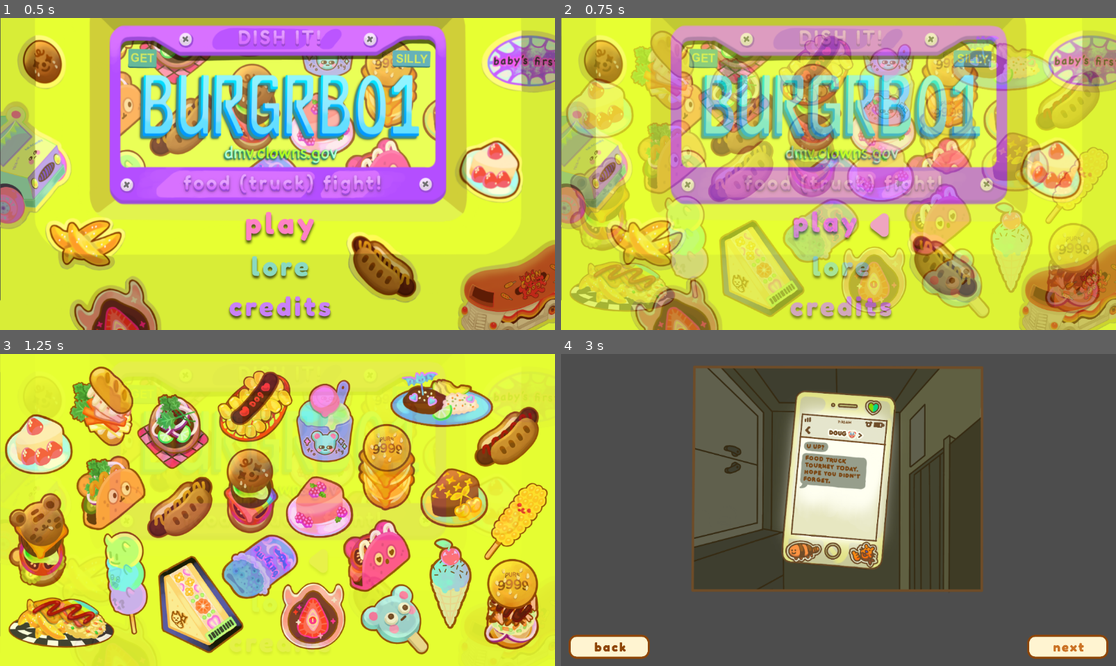
Above: before the commit, frames 1-4 (two rows, left to right).
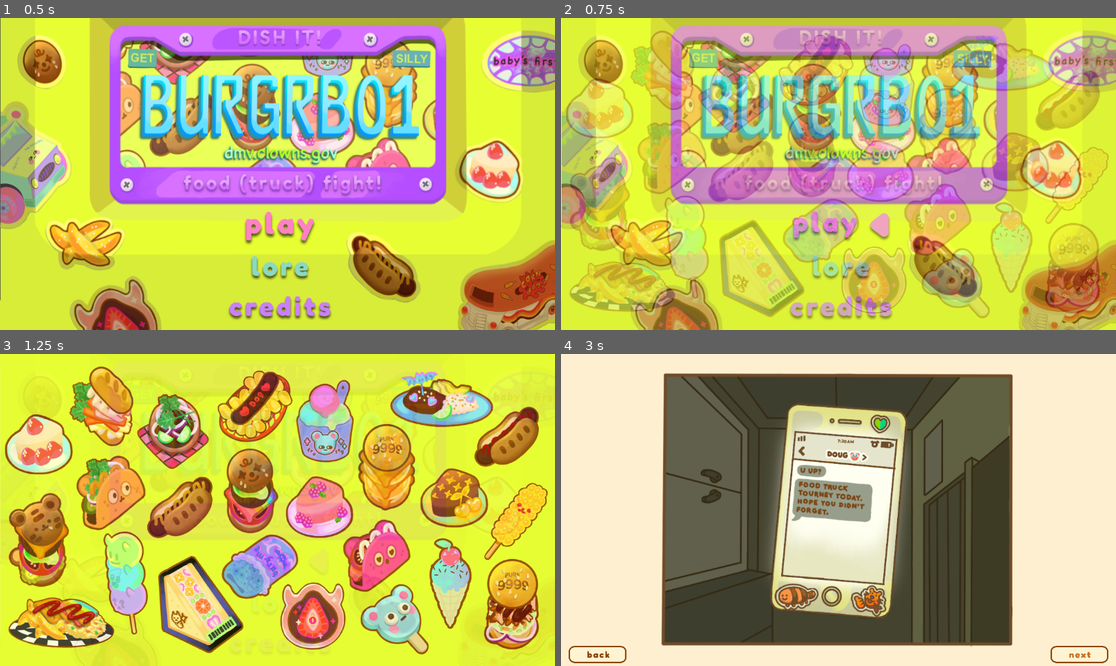
Above: after the commit, the same moments.

Repository: Gus700/FoodTruckBattles
Game: Godot game, scene res://scenes/SceneSwitcher.tscn
Same seed, same stepped clock (60 frames per second), same inputs: the game is played once before the commit and once after it.
Inputs (mouse positions are in pixels of both pictures, inside the frame that each line leads up to; where the layout moved, square brackets give the same spot in the first picture):
- Up to frame 1 (0.5 s): no input
- Up to frame 2 (0.75 s): click (838, 223) at 0.5 s
- Up to frame 3 (1.25 s): no input
- Up to frame 4 (3 s): click (838, 559) at 1.25 s; click (1077, 653) [1066, 647] at 2 s; click (1077, 653) [1066, 647] at 2.75 s

Frame 1 is identical in both runs. In frame 2, 0.1% of the frame differs, in the area x 0-1%, y 0-91%; in frame 3, 0.1%; in frame 4, 79%, in the area x 0-100%, y 0-100%.

Commit message:
lore intro visuals changed

Diff:
--- a/scenes/LoreIntro.tscn
+++ b/scenes/LoreIntro.tscn
@@ -1,10 +1,10 @@
 [gd_scene load_steps=20 format=3 uid="uid://xgnaoqvxarvc"]
 
 [ext_resource type="Texture2D" uid="uid://ce46mydlen3ui" path="res://assets/loreScenes/intro/intro_bg.png" id="1_nbd7m"]
-[ext_resource type="Texture2D" uid="uid://b5gcuffddrpxd" path="res://assets/UI/tut_bubble.png" id="1_otggd"]
 [ext_resource type="Script" path="res://scripts/loreIntro.gd" id="1_vosbv"]
 [ext_resource type="Texture2D" uid="uid://y41fy5hkhdt2" path="res://assets/loreScenes/intro/01.png" id="2_4oqcv"]
 [ext_resource type="FontFile" uid="uid://c1vtnd0t0k2t4" path="res://assets/fonts/Fredoka-Medium.ttf" id="4_xbvlo"]
+[ext_resource type="Texture2D" uid="uid://dcmqycrnh0423" path="res://assets/UI/timer_bar.png" id="4_xy2id"]
 [ext_resource type="Texture2D" uid="uid://c2pr52xlrt48k" path="res://assets/loreScenes/intro/02.png" id="5_t5wxx"]
 [ext_resource type="Texture2D" uid="uid://dheeyukk48ven" path="res://assets/loreScenes/intro/03.png" id="6_yd2h8"]
 [ext_resource type="Texture2D" uid="uid://b1nsp5m7ism1e" path="res://assets/loreScenes/intro/04.png" id="7_7bnd8"]
@@ -30,7 +30,6 @@
 script = ExtResource("1_vosbv")
 
 [node name="GeneralBG" type="TextureRect" parent="."]
-visible = false
 layout_mode = 1
 anchors_preset = 15
 anchor_right = 1.0
@@ -58,26 +57,26 @@
 
 [node name="ImgBG" type="TextureRect" parent="Scns/Scn"]
 layout_mode = 1
-anchors_preset = -1
-anchor_right = 1.0
-anchor_bottom = 0.802469
+anchors_preset = 15
+anchor_right = 1.0
+anchor_bottom = 1.0
 grow_horizontal = 2
 grow_vertical = 2
 texture = ExtResource("2_4oqcv")
 expand_mode = 1
 stretch_mode = 5
-metadata/_edit_use_anchors_ = true
 
 [node name="TextBox" type="TextureRect" parent="Scns/Scn"]
-layout_mode = 1
-anchors_preset = -1
-anchor_left = 0.277778
-anchor_top = 0.814815
-anchor_right = 0.722222
-anchor_bottom = 0.950617
-grow_horizontal = 2
-grow_vertical = 2
-texture = ExtResource("1_otggd")
+self_modulate = Color(1, 1, 1, 0.603922)
+layout_mode = 1
+anchors_preset = -1
+anchor_left = 0.201389
+anchor_top = 0.814815
+anchor_right = 0.791667
+anchor_bottom = 0.925926
+grow_horizontal = 2
+grow_vertical = 2
+texture = ExtResource("4_xy2id")
 expand_mode = 1
 metadata/_edit_use_anchors_ = true
 
@@ -95,9 +94,9 @@
 
 [node name="Label" type="Label" parent="Scns/Scn/TextBox/MarginContainer"]
 layout_mode = 2
-theme_override_colors/font_color = Color(0, 0, 0, 1)
-theme_override_fonts/font = ExtResource("4_xbvlo")
-theme_override_font_sizes/font_size = 26
+theme_override_colors/font_color = Color(0.556863, 0.270588, 0.0196078, 1)
+theme_override_fonts/font = ExtResource("4_xbvlo")
+theme_override_font_sizes/font_size = 25
 text = "Brrrrrr…Brrrrrr.
 Your phone gently buzzes you awake, but the moment is interrupted by a text from doug….your (literal) clown boss & owner of the very food truck you were sleeping in."
 horizontal_alignment = 1
@@ -115,27 +114,27 @@
 
 [node name="ImgBG" type="TextureRect" parent="Scns/Scn2"]
 layout_mode = 1
-anchors_preset = -1
-anchor_right = 1.0
-anchor_bottom = 0.802469
+anchors_preset = 15
+anchor_right = 1.0
+anchor_bottom = 1.0
 grow_horizontal = 2
 grow_vertical = 2
 texture = ExtResource("5_t5wxx")
 expand_mode = 1
 stretch_mode = 5
-metadata/_edit_use_anchors_ = true
 
 [node name="TextBox" type="TextureRect" parent="Scns/Scn2"]
 visible = false
-layout_mode = 1
-anchors_preset = -1
-anchor_left = 0.277778
-anchor_top = 0.814815
-anchor_right = 0.722222
-anchor_bottom = 0.950617
-grow_horizontal = 2
-grow_vertical = 2
-texture = ExtResource("1_otggd")
+self_modulate = Color(1, 1, 1, 0.603922)
+layout_mode = 1
+anchors_preset = -1
+anchor_left = 0.201389
+anchor_top = 0.814815
+anchor_right = 0.791667
+anchor_bottom = 0.925926
+grow_horizontal = 2
+grow_vertical = 2
+texture = ExtResource("4_xy2id")
 expand_mode = 1
 metadata/_edit_use_anchors_ = true
 
@@ -153,9 +152,9 @@
 
 [node name="Label" type="Label" parent="Scns/Scn2/TextBox/MarginContainer"]
 layout_mode = 2
-theme_override_colors/font_color = Color(0, 0, 0, 1)
-theme_override_fonts/font = ExtResource("4_xbvlo")
-theme_override_font_sizes/font_size = 26
+theme_override_colors/font_color = Color(0.556863, 0.270588, 0.0196078, 1)
+theme_override_fonts/font = ExtResource("4_xbvlo")
+theme_override_font_sizes/font_size = 25
 text = "Brrrrrr…Brrrrrr.
 Your phone gently buzzes you awake, but the moment is interrupted by a text from doug….your (literal) clown boss & owner of the very food truck you were sleeping in."
 horizontal_alignment = 1
@@ -173,27 +172,27 @@
 
 [node name="ImgBG" type="TextureRect" parent="Scns/Scn3"]
 layout_mode = 1
-anchors_preset = -1
-anchor_right = 1.0
-anchor_bottom = 0.802469
+anchors_preset = 15
+anchor_right = 1.0
+anchor_bottom = 1.0
 grow_horizontal = 2
 grow_vertical = 2
 texture = ExtResource("6_yd2h8")
 expand_mode = 1
 stretch_mode = 5
-metadata/_edit_use_anchors_ = true
 
 [node name="TextBox" type="TextureRect" parent="Scns/Scn3"]
 visible = false
-layout_mode = 1
-anchors_preset = -1
-anchor_left = 0.277778
-anchor_top = 0.814815
-anchor_right = 0.722222
-anchor_bottom = 0.950617
-grow_horizontal = 2
-grow_vertical = 2
-texture = ExtResource("1_otggd")
+self_modulate = Color(1, 1, 1, 0.603922)
+layout_mode = 1
+anchors_preset = -1
+anchor_left = 0.201389
+anchor_top = 0.814815
+anchor_right = 0.791667
+anchor_bottom = 0.925926
+grow_horizontal = 2
+grow_vertical = 2
+texture = ExtResource("4_xy2id")
 expand_mode = 1
 metadata/_edit_use_anchors_ = true
 
@@ -211,9 +210,9 @@
 
 [node name="Label" type="Label" parent="Scns/Scn3/TextBox/MarginContainer"]
 layout_mode = 2
-theme_override_colors/font_color = Color(0, 0, 0, 1)
-theme_override_fonts/font = ExtResource("4_xbvlo")
-theme_override_font_sizes/font_size = 26
+theme_override_colors/font_color = Color(0.556863, 0.270588, 0.0196078, 1)
+theme_override_fonts/font = ExtResource("4_xbvlo")
+theme_override_font_sizes/font_size = 25
 text = "Brrrrrr…Brrrrrr.
 Your phone gently buzzes you awake, but the moment is interrupted by a text from doug….your (literal) clown boss & owner of the very food truck you were sleeping in."
 horizontal_alignment = 1
@@ -231,27 +230,27 @@
 
 [node name="ImgBG" type="TextureRect" parent="Scns/Scn4"]
 layout_mode = 1
-anchors_preset = -1
-anchor_right = 1.0
-anchor_bottom = 0.802469
+anchors_preset = 15
+anchor_right = 1.0
+anchor_bottom = 1.0
 grow_horizontal = 2
 grow_vertical = 2
 texture = ExtResource("7_7bnd8")
 expand_mode = 1
 stretch_mode = 5
-metadata/_edit_use_anchors_ = true
 
 [node name="TextBox" type="TextureRect" parent="Scns/Scn4"]
 visible = false
-layout_mode = 1
-anchors_preset = -1
-anchor_left = 0.277778
-anchor_top = 0.814815
-anchor_right = 0.722222
-anchor_bottom = 0.950617
-grow_horizontal = 2
-grow_vertical = 2
-texture = ExtResource("1_otggd")
+self_modulate = Color(1, 1, 1, 0.603922)
+layout_mode = 1
+anchors_preset = -1
+anchor_left = 0.201389
+anchor_top = 0.814815
+anchor_right = 0.791667
+anchor_bottom = 0.925926
+grow_horizontal = 2
+grow_vertical = 2
+texture = ExtResource("4_xy2id")
 expand_mode = 1
 metadata/_edit_use_anchors_ = true
 
@@ -269,9 +268,9 @@
 
 [node name="Label" type="Label" parent="Scns/Scn4/TextBox/MarginContainer"]
 layout_mode = 2
-theme_override_colors/font_color = Color(0, 0, 0, 1)
-theme_override_fonts/font = ExtResource("4_xbvlo")
-theme_override_font_sizes/font_size = 26
+theme_override_colors/font_color = Color(0.556863, 0.270588, 0.0196078, 1)
+theme_override_fonts/font = ExtResource("4_xbvlo")
+theme_override_font_sizes/font_size = 25
 text = "Brrrrrr…Brrrrrr.
 Your phone gently buzzes you awake, but the moment is interrupted by a text from doug….your (literal) clown boss & owner of the very food truck you were sleeping in."
 horizontal_alignment = 1
@@ -289,27 +288,27 @@
 
 [node name="ImgBG" type="TextureRect" parent="Scns/Scn5"]
 layout_mode = 1
-anchors_preset = -1
-anchor_right = 1.0
-anchor_bottom = 0.802469
+anchors_preset = 15
+anchor_right = 1.0
+anchor_bottom = 1.0
 grow_horizontal = 2
 grow_vertical = 2
 texture = ExtResource("8_odela")
 expand_mode = 1
 stretch_mode = 5
-metadata/_edit_use_anchors_ = true
 
 [node name="TextBox" type="TextureRect" parent="Scns/Scn5"]
 visible = false
-layout_mode = 1
-anchors_preset = -1
-anchor_left = 0.277778
-anchor_top = 0.814815
-anchor_right = 0.722222
-anchor_bottom = 0.950617
-grow_horizontal = 2
-grow_vertical = 2
-texture = ExtResource("1_otggd")
+self_modulate = Color(1, 1, 1, 0.603922)
+layout_mode = 1
+anchors_preset = -1
+anchor_left = 0.201389
+anchor_top = 0.814815
+anchor_right = 0.791667
+anchor_bottom = 0.925926
+grow_horizontal = 2
+grow_vertical = 2
+texture = ExtResource("4_xy2id")
 expand_mode = 1
 metadata/_edit_use_anchors_ = true
 
@@ -327,9 +326,9 @@
 
 [node name="Label" type="Label" parent="Scns/Scn5/TextBox/MarginContainer"]
 layout_mode = 2
-theme_override_colors/font_color = Color(0, 0, 0, 1)
-theme_override_fonts/font = ExtResource("4_xbvlo")
-theme_override_font_sizes/font_size = 26
+theme_override_colors/font_color = Color(0.556863, 0.270588, 0.0196078, 1)
+theme_override_fonts/font = ExtResource("4_xbvlo")
+theme_override_font_sizes/font_size = 25
 text = "Brrrrrr…Brrrrrr.
 Your phone gently buzzes you awake, but the moment is interrupted by a text from doug….your (literal) clown boss & owner of the very food truck you were sleeping in."
 horizontal_alignment = 1
@@ -347,27 +346,27 @@
 
 [node name="ImgBG" type="TextureRect" parent="Scns/Scn6"]
 layout_mode = 1
-anchors_preset = -1
-anchor_right = 1.0
-anchor_bottom = 0.802469
+anchors_preset = 15
+anchor_right = 1.0
+anchor_bottom = 1.0
 grow_horizontal = 2
 grow_vertical = 2
 texture = ExtResource("9_0pjru")
 expand_mode = 1
 stretch_mode = 5
-metadata/_edit_use_anchors_ = true
 
 [node name="TextBox" type="TextureRect" parent="Scns/Scn6"]
 visible = false
-layout_mode = 1
-anchors_preset = -1
-anchor_left = 0.277778
-anchor_top = 0.814815
-anchor_right = 0.722222
-anchor_bottom = 0.950617
-grow_horizontal = 2
-grow_vertical = 2
-texture = ExtResource("1_otggd")
+self_modulate = Color(1, 1, 1, 0.603922)
+layout_mode = 1
+anchors_preset = -1
+anchor_left = 0.201389
+anchor_top = 0.814815
+anchor_right = 0.791667
+anchor_bottom = 0.925926
+grow_horizontal = 2
+grow_vertical = 2
+texture = ExtResource("4_xy2id")
 expand_mode = 1
 metadata/_edit_use_anchors_ = true
 
@@ -385,9 +384,9 @@
 
 [node name="Label" type="Label" parent="Scns/Scn6/TextBox/MarginContainer"]
 layout_mode = 2
-theme_override_colors/font_color = Color(0, 0, 0, 1)
-theme_override_fonts/font = ExtResource("4_xbvlo")
-theme_override_font_sizes/font_size = 26
+theme_override_colors/font_color = Color(0.556863, 0.270588, 0.0196078, 1)
+theme_override_fonts/font = ExtResource("4_xbvlo")
+theme_override_font_sizes/font_size = 25
 text = "Brrrrrr…Brrrrrr.
 Your phone gently buzzes you awake, but the moment is interrupted by a text from doug….your (literal) clown boss & owner of the very food truck you were sleeping in."
 horizontal_alignment = 1
@@ -405,26 +404,26 @@
 
 [node name="ImgBG" type="TextureRect" parent="Scns/Scn7"]
 layout_mode = 1
-anchors_preset = -1
-anchor_right = 1.0
-anchor_bottom = 0.802469
+anchors_preset = 15
+anchor_right = 1.0
+anchor_bottom = 1.0
 grow_horizontal = 2
 grow_vertical = 2
 texture = ExtResource("10_7mha0")
 expand_mode = 1
 stretch_mode = 5
-metadata/_edit_use_anchors_ = true
 
 [node name="TextBox" type="TextureRect" parent="Scns/Scn7"]
-layout_mode = 1
-anchors_preset = -1
-anchor_left = 0.277778
-anchor_top = 0.814815
-anchor_right = 0.722222
-anchor_bottom = 0.950617
-grow_horizontal = 2
-grow_vertical = 2
-texture = ExtResource("1_otggd")
+self_modulate = Color(1, 1, 1, 0.603922)
+layout_mode = 1
+anchors_preset = -1
+anchor_left = 0.201389
+anchor_top = 0.814815
+anchor_right = 0.791667
+anchor_bottom = 0.925926
+grow_horizontal = 2
+grow_vertical = 2
+texture = ExtResource("4_xy2id")
 expand_mode = 1
 metadata/_edit_use_anchors_ = true
 
@@ -442,10 +441,10 @@
 
 [node name="Label" type="Label" parent="Scns/Scn7/TextBox/MarginContainer"]
 layout_mode = 2
-theme_override_colors/font_color = Color(0, 0, 0, 1)
-theme_override_fonts/font = ExtResource("4_xbvlo")
-theme_override_font_sizes/font_size = 26
-text = "Doug was pretty intimidating for a 2ft clown. regardless, he was kind enough to offer you a job on the spot after that… incident."
+theme_override_colors/font_color = Color(0.556863, 0.270588, 0.0196078, 1)
+theme_override_fonts/font = ExtResource("4_xbvlo")
+theme_override_font_sizes/font_size = 25
+text = "Doug was pretty intimidating for a 2ft clown. Regardless, he was kind enough to offer you a job on the spot after that… incident."
 horizontal_alignment = 1
 vertical_alignment = 1
 autowrap_mode = 2
@@ -461,26 +460,26 @@
 
 [node name="ImgBG" type="TextureRect" parent="Scns/Scn8"]
 layout_mode = 1
-anchors_preset = -1
-anchor_right = 1.0
-anchor_bottom = 0.802469
+anchors_preset = 15
+anchor_right = 1.0
+anchor_bottom = 1.0
 grow_horizontal = 2
 grow_vertical = 2
 texture = ExtResource("11_0anox")
 expand_mode = 1
 stretch_mode = 5
-metadata/_edit_use_anchors_ = true
 
 [node name="TextBox" type="TextureRect" parent="Scns/Scn8"]
-layout_mode = 1
-anchors_preset = -1
-anchor_left = 0.277778
-anchor_top = 0.814815
-anchor_right = 0.722222
-anchor_bottom = 0.950617
-grow_horizontal = 2
-grow_vertical = 2
-texture = ExtResource("1_otggd")
+self_modulate = Color(1, 1, 1, 0.603922)
+layout_mode = 1
+anchors_preset = -1
+anchor_left = 0.201389
+anchor_top = 0.814815
+anchor_right = 0.791667
+anchor_bottom = 0.925926
+grow_horizontal = 2
+grow_vertical = 2
+texture = ExtResource("4_xy2id")
 expand_mode = 1
 metadata/_edit_use_anchors_ = true
 
@@ -498,9 +497,9 @@
 
 [node name="Label" type="Label" parent="Scns/Scn8/TextBox/MarginContainer"]
 layout_mode = 2
-theme_override_colors/font_color = Color(0, 0, 0, 1)
-theme_override_fonts/font = ExtResource("4_xbvlo")
-theme_override_font_sizes/font_size = 26
+theme_override_colors/font_color = Color(0.556863, 0.270588, 0.0196078, 1)
+theme_override_fonts/font = ExtResource("4_xbvlo")
+theme_override_font_sizes/font_size = 25
 text = "It was a water gun, but he still got 2 days in county jail."
 horizontal_alignment = 1
 vertical_alignment = 1
@@ -517,26 +516,26 @@
 
 [node name="ImgBG" type="TextureRect" parent="Scns/Scn9"]
 layout_mode = 1
-anchors_preset = -1
-anchor_right = 1.0
-anchor_bottom = 0.802469
+anchors_preset = 15
+anchor_right = 1.0
+anchor_bottom = 1.0
 grow_horizontal = 2
 grow_vertical = 2
 texture = ExtResource("12_tgyjp")
 expand_mode = 1
 stretch_mode = 5
-metadata/_edit_use_anchors_ = true
 
 [node name="TextBox" type="TextureRect" parent="Scns/Scn9"]
-layout_mode = 1
-anchors_preset = -1
-anchor_left = 0.277778
-anchor_top = 0.814815
-anchor_right = 0.722222
-anchor_bottom = 0.950617
-grow_horizontal = 2
-grow_vertical = 2
-texture = ExtResource("1_otggd")
+self_modulate = Color(1, 1, 1, 0.603922)
+layout_mode = 1
+anchors_preset = -1
+anchor_left = 0.201389
+anchor_top = 0.814815
+anchor_right = 0.791667
+anchor_bottom = 0.925926
+grow_horizontal = 2
+grow_vertical = 2
+texture = ExtResource("4_xy2id")
 expand_mode = 1
 metadata/_edit_use_anchors_ = true
 
@@ -554,11 +553,10 @@
 
 [node name="Label" type="Label" parent="Scns/Scn9/TextBox/MarginContainer"]
 layout_mode = 2
-theme_override_colors/font_color = Color(0, 0, 0, 1)
-theme_override_fonts/font = ExtResource("4_xbvlo")
-theme_override_font_sizes/font_size = 26
-text = "You start the truck on a near empty tank.
-It doesn’t matter, because after today, you could buy so many tanks of gas (and doug’s respect), if you won."
+theme_override_colors/font_color = Color(0.556863, 0.270588, 0.0196078, 1)
+theme_override_fonts/font = ExtResource("4_xbvlo")
+theme_override_font_sizes/font_size = 25
+text = "You start the truck on a near empty tank. It doesn’t matter, because after today, you could buy so many tanks of gas (and doug’s respect), if you won."
 horizontal_alignment = 1
 vertical_alignment = 1
 autowrap_mode = 2
@@ -574,26 +572,26 @@
 
 [node name="ImgBG" type="TextureRect" parent="Scns/Scn10"]
 layout_mode = 1
-anchors_preset = -1
-anchor_right = 1.0
-anchor_bottom = 0.802469
+anchors_preset = 15
+anchor_right = 1.0
+anchor_bottom = 1.0
 grow_horizontal = 2
 grow_vertical = 2
 texture = ExtResource("13_sadiy")
 expand_mode = 1
 stretch_mode = 5
-metadata/_edit_use_anchors_ = true
 
 [node name="TextBox" type="TextureRect" parent="Scns/Scn10"]
-layout_mode = 1
-anchors_preset = -1
-anchor_left = 0.277778
-anchor_top = 0.814815
-anchor_right = 0.722222
-anchor_bottom = 0.950617
-grow_horizontal = 2
-grow_vertical = 2
-texture = ExtResource("1_otggd")
+self_modulate = Color(1, 1, 1, 0.603922)
+layout_mode = 1
+anchors_preset = -1
+anchor_left = 0.201389
+anchor_top = 0.814815
+anchor_right = 0.791667
+anchor_bottom = 0.925926
+grow_horizontal = 2
+grow_vertical = 2
+texture = ExtResource("4_xy2id")
 expand_mode = 1
 metadata/_edit_use_anchors_ = true
 
@@ -611,10 +609,10 @@
 
 [node name="Label" type="Label" parent="Scns/Scn10/TextBox/MarginContainer"]
 layout_mode = 2
-theme_override_colors/font_color = Color(0, 0, 0, 1)
-theme_override_fonts/font = ExtResource("4_xbvlo")
-theme_override_font_sizes/font_size = 26
-text = "Doug is waiting outside, in his power stance. before you know it, he climbs in and drags you to the back."
+theme_override_colors/font_color = Color(0.556863, 0.270588, 0.0196078, 1)
+theme_override_fonts/font = ExtResource("4_xbvlo")
+theme_override_font_sizes/font_size = 25
+text = "Doug is waiting outside, in his power stance. Before you know it, he climbs in and drags you to the back."
 horizontal_alignment = 1
 vertical_alignment = 1
 autowrap_mode = 2
@@ -622,8 +620,8 @@
 [node name="NextButton" type="TextureButton" parent="."]
 layout_mode = 1
 anchors_preset = -1
-anchor_left = 0.840278
-anchor_top = 0.876543
+anchor_left = 0.881944
+anchor_top = 0.925926
 anchor_right = 0.986389
 anchor_bottom = 1.00027
 offset_right = -0.32
@@ -638,8 +636,8 @@
 layout_mode = 1
 anchors_preset = -1
 anchor_left = 0.0138889
-anchor_top = 0.876543
-anchor_right = 0.16
+anchor_top = 0.925926
+anchor_right = 0.118333
 anchor_bottom = 1.00027
 offset_right = -0.32
 offset_bottom = -0.176003
@@ -653,10 +651,10 @@
 visible = false
 layout_mode = 1
 anchors_preset = -1
-anchor_left = 0.840278
-anchor_top = 0.888889
+anchor_left = 0.881944
+anchor_top = 0.925926
 anchor_right = 0.986389
-anchor_bottom = 0.987926
+anchor_bottom = 1.00027
 offset_right = -0.32
 offset_bottom = -0.176003
 texture_normal = ExtResource("15_gng5i")
